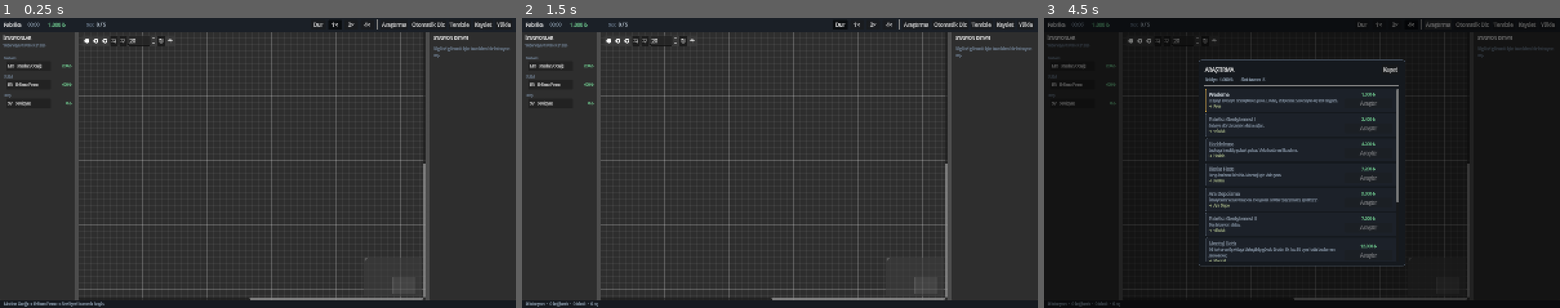
Above: before the commit, frames 1-3 (left to right).
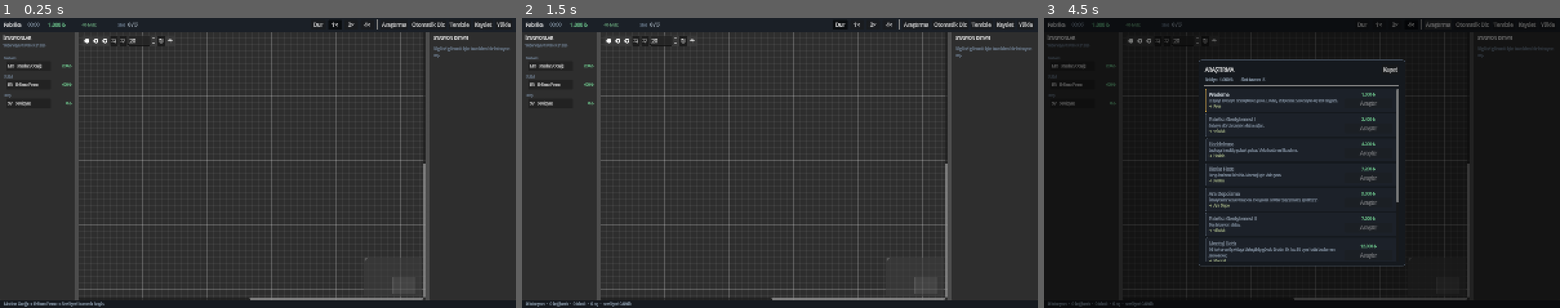
Above: after the commit, the same moments.

Repository: sgtdali/flowgame
Game: Godot game, scene res://features/game/game.tscn
Two runs of this game, one before a commit and one after it. Both use one fixed random seed, a clock stepped at 60 frames per second and the inputs below.
Inputs:
- Up to frame 1 (0.25 s): no input
- Up to frame 2 (1.5 s): click "Temizle" at 0.5 s; click "Dur" at 1.25 s
- Up to frame 3 (4.5 s): click "1×" at 2 s; click "2×" at 2.75 s; click "4×" at 3.5 s; click "Araştırma" at 4.25 s

The runs differ from the first frame. In frame 1, 0.1% of the frame differs, in the area x 15-27%, y 1-4%; in frame 2, 0.2%, in the area x 15-27%, y 1-100%; in frame 3, less than 0.1%.

Commit message:
Oynanış geri bildirimi: üretim ve gelir metrikleri
Oyuncu hangi istasyonun yavaş olduğunu ve ne kazandığını sayıyla
göremiyordu.

- Node: "Hız 32.0/dk %75" — gerçekleşen hız ve teorik tavana göre verim.
  Asıl teşhis aracı yüzde: %100 çalışan istasyon darboğazdır, düşük
  yüzdeli istasyon bekliyordur ve suç başka yerdedir. Durum rozeti
  nedenini, verim ne kadarını söyler.
- Üst bar: gelir hızı (+320 TL/dk)
- Alt çubuk: sevkiyat hızı

RateMeter kayan pencere (15 sn) kullanıyor. Anlık ölçüm tick tick zıplar
ve okunmaz. Sunum aracı olduğu için kayıtta yer almıyor; yükledikten
birkaç saniye sonra kendi kendine doluyor.

Sevkiyat ve Ar-Ge Laboratuvarı üretmediği için produced_total hep sıfırdı
ve hızları boş görünüyordu; consumed_total sayacı eklendi.

İKİ TUTARSIZLIK DÜZELTİLDİ:

1. Durum rozeti titriyordu. %75 verimle çalışan istasyon zamanın dörtte
   birinde gerçekten bekliyor, o yüzden ÇALIŞIYOR ile AÇ arasında gidip
   geliyordu. Sevkiyat sürekli "AÇ" görünüyordu — oysa dakikada 32 ürün
   sevk ediyordu. Artık son bir saniye içinde çalıştıysa ÇALIŞIYOR.

2. Alt çubuk ham simülasyon durumunu sayıyordu, node'lar yumuşatılmışını
   gösteriyordu; node "ÇALIŞIYOR" derken alt çubuk "2 aç" diyordu. Sayım
   da node'larda gösterilen duruma bağlandı.

Co-Authored-By: Claude Opus 5 <noreply@anthropic.com>

Diff:
--- /dev/null
+++ b/common/rate_meter.gd
@@ -0,0 +1,50 @@
+class_name RateMeter
+extends RefCounted
+
+## Kayan pencere üzerinden "dakikada kaç" ölçer.
+##
+## Kümülatif bir sayacın (üretilen toplam parça, toplam gelir) artış hızını
+## verir. Anlık değil, son ~15 saniyelik pencere üzerinden: anlık ölçüm
+## tick tick zıplar ve okunmaz olur.
+##
+## MİMARİ: Bu bir SUNUM aracıdır, simülasyonun parçası değil. Simülasyon
+## kümülatif sayaçları tutar; hıza çevirmek ekranın işi. Bu yüzden kayıtta
+## yer almaz — yükledikten birkaç saniye sonra kendi kendine dolar.
+
+## Pencere uzunluğu. Kısa olursa değer zıplar, uzun olursa değişime geç tepki
+## verir; 15 saniye ikisi arasında makul bir yer.
+const WINDOW_TICKS: int = GameConfig.TICKS_PER_SECOND * 15
+
+var _ticks: PackedInt64Array = PackedInt64Array()
+var _values: PackedInt64Array = PackedInt64Array()
+
+
+## Her karede çağrılabilir — aynı tick tekrar gelirse örnek çoğaltmaz.
+func sample(tick: int, total: int) -> void:
+	var count: int = _ticks.size()
+	if count > 0 and _ticks[count - 1] == tick:
+		_values[count - 1] = total
+		return
+
+	_ticks.append(tick)
+	_values.append(total)
+
+	while _ticks.size() > 2 and tick - _ticks[0] > WINDOW_TICKS:
+		_ticks.remove_at(0)
+		_values.remove_at(0)
+
+
+func per_minute() -> float:
+	var count: int = _ticks.size()
+	if count < 2:
+		return 0.0
+	var elapsed: int = _ticks[count - 1] - _ticks[0]
+	if elapsed <= 0:
+		return 0.0
+	var gained: int = _values[count - 1] - _values[0]
+	return float(gained) * float(GameConfig.TICKS_PER_SECOND) * 60.0 / float(elapsed)
+
+
+func reset() -> void:
+	_ticks.clear()
+	_values.clear()
--- a/features/flow_canvas/flow_block.gd
+++ b/features/flow_canvas/flow_block.gd
@@ -35,6 +35,16 @@
 ## yazmıyoruz.
 var _last_text: Dictionary = {}
 var _last_status: int = -1
+
+## Bu istasyonun üretim hızı. Sunum verisi — simülasyonda yeri yok.
+var _rate := RateMeter.new()
+
+## Son ÇALIŞIYOR görülen tick. Durum rozetini yumuşatmak için.
+var _last_running_tick: int = -999999
+
+## Ekranda GÖSTERİLEN durum (yumuşatılmış). Alt çubuktaki sayım da buna
+## bakar — yoksa node "ÇALIŞIYOR" derken alt çubuk "2 aç" der ve çelişirler.
+var shown_status: SimStation.Status = SimStation.Status.STARVED
 
 
 ## Bloğu bir arketipten kurar. `add_child` ÖNCESİNDE çağrılmalıdır.
@@ -160,6 +170,7 @@
 	# düğümün üstünde her kare değişen şeyler dursun.
 	var specs: Array = [
 		[&"status", "Durum"],
+		[&"rate", "Hız"],
 		[&"in", "Giriş"],
 		[&"out", "Çıkış"],
 	]
@@ -202,6 +213,7 @@
 	_set_row_visible(&"in", block_type.category != BlockType.Category.SOURCE)
 	_set_row_visible(&"out", block_type.category != BlockType.Category.SINK)
 	_write(&"status", "—")
+	_write(&"rate", "—")
 	_write(&"in", "0 / %d" % block_type.input_capacity)
 	_write(&"out", "0 / %d" % block_type.output_capacity)
 
@@ -210,12 +222,51 @@
 ##
 ## GameController her karede bunu çağırır. Blok simülasyonu kendisi
 ## SORGULAMAZ — durumu ona verilir.
-func render_state(station: SimStation) -> void:
+func render_state(station: SimStation, tick: int) -> void:
 	_progress.value = station.progress_ratio()
-	_write(&"status", station.status_label().to_upper())
+	_rate.sample(tick, station.throughput_total())
+
+	shown_status = _smoothed_status(station, tick)
+	_write(&"status", SimStation.status_name(shown_status).to_upper())
+	_write(&"rate", _rate_text())
 	_write(&"in", "%d / %d" % [station.total_input(), block_type.input_capacity])
 	_write(&"out", "%d / %d" % [station.total_output(), block_type.output_capacity])
-	_apply_status_color(station.status)
+	_apply_status_color(shown_status)
+
+
+## Ham durum her tick değişir ve rozet okunmaz hâle gelir: %75 verimle
+## çalışan bir istasyon ÇALIŞIYOR ile AÇ arasında titrer, çünkü zamanın
+## dörtte birinde gerçekten bekliyordur. Son bir saniye içinde çalıştıysa
+## ÇALIŞIYOR gösteririz; AÇ veya TIKALI ancak gerçekten takıldıysa çıkar.
+func _smoothed_status(station: SimStation, tick: int) -> SimStation.Status:
+	if station.status == SimStation.Status.RUNNING:
+		_last_running_tick = tick
+		return SimStation.Status.RUNNING
+	if tick - _last_running_tick < GameConfig.TICKS_PER_SECOND:
+		return SimStation.Status.RUNNING
+	return station.status
+
+
+## "12.4/dk · %52" — gerçekleşen hız ve teorik tavana göre verim.
+##
+## Verim, oyuncunun asıl teşhis aracı: %100 çalışan bir istasyon darboğazdır
+## (daha fazlası gerekiyor), %40 çalışan ise bekliyor demektir ve suç başka
+## yerdedir. Durum rozeti nedenini, verim ise ne kadarını söyler.
+func _rate_text() -> String:
+	var actual: float = _rate.per_minute()
+	var text: String = "%.1f/dk" % actual
+	var ceiling: float = _ceiling_per_minute()
+	if ceiling > 0.0:
+		text += "  %%%d" % roundi(clampf(actual / ceiling, 0.0, 1.0) * 100.0)
+	return text
+
+
+## Bu istasyonun hiç beklemeden çalışsa dakikada kaç üretebileceği.
+func _ceiling_per_minute() -> float:
+	var recipe: Recipe = block_type.recipe
+	if recipe == null or recipe.duration_ticks <= 0:
+		return 0.0
+	return float(GameConfig.TICKS_PER_SECOND) * 60.0 / float(recipe.duration_ticks)
 
 
 ## Durum rengi kenarlığa vurur: oyuncu tuvale bakınca nerede sorun olduğunu
--- a/features/game/game.tscn
+++ b/features/game/game.tscn
@@ -69,11 +69,19 @@
 
 [node name="Money" type="Label" parent="Root/TopBar/TopMargin/TopBox"]
 unique_name_in_owner = true
-custom_minimum_size = Vector2(110, 0)
+custom_minimum_size = Vector2(96, 0)
 layout_mode = 2
 theme_override_colors/font_color = Color(0.45, 0.82, 0.58, 1)
 theme_override_font_sizes/font_size = 15
 text = "0 ₺"
+
+[node name="MoneyRate" type="Label" parent="Root/TopBar/TopMargin/TopBox"]
+unique_name_in_owner = true
+custom_minimum_size = Vector2(104, 0)
+layout_mode = 2
+theme_override_colors/font_color = Color(0.38, 0.6, 0.45, 1)
+theme_override_font_sizes/font_size = 12
+text = "+0 ₺/dk"
 
 [node name="SlotCaption" type="Label" parent="Root/TopBar/TopMargin/TopBox"]
 layout_mode = 2
--- a/features/game/game_controller.gd
+++ b/features/game/game_controller.gd
@@ -22,6 +22,7 @@
 @onready var _status: Label = %Status
 @onready var _clock: Label = %Clock
 @onready var _money: Label = %Money
+@onready var _money_rate: Label = %MoneyRate
 @onready var _slots: Label = %Slots
 @onready var _save_dialog: FileDialog = %SaveDialog
 @onready var _load_dialog: FileDialog = %LoadDialog
@@ -44,6 +45,12 @@
 var _last_status: String = ""
 var _last_balance: int = -1
 var _last_research_total: int = -1
+var _last_money_rate: String = ""
+
+## Gelir ve sevkiyat hızı. Sunum verisi — kayıtta yer almaz, yükledikten
+## birkaç saniye sonra kendi kendine dolar.
+var _income_rate := RateMeter.new()
+var _output_rate := RateMeter.new()
 
 
 func _ready() -> void:
@@ -112,7 +119,7 @@
 	for block: FlowBlock in _canvas.get_blocks():
 		var station: SimStation = _sim.get_station(block.sim_id)
 		if station != null:
-			block.render_state(station)
+			block.render_state(station, _sim.tick_count)
 
 
 func _balance() -> int:
@@ -197,6 +204,8 @@
 	_canvas.clear_all()
 	_progression.reset()
 	_accumulator = 0.0
+	_income_rate.reset()
+	_output_rate.reset()
 	_refresh_availability()
 
 
@@ -238,6 +247,13 @@
 	if money != _last_money:
 		_last_money = money
 		_money.text = money
+
+	_income_rate.sample(_sim.tick_count, _sim.revenue)
+	_output_rate.sample(_sim.tick_count, _sim.total_sold())
+	var rate: String = "+%s ₺/dk" % GameConfig.format_money(roundi(_income_rate.per_minute()))
+	if rate != _last_money_rate:
+		_last_money_rate = rate
+		_money_rate.text = rate
 
 	var slots: String = "%d / %d" % [_sim.station_count(), _progression.slot_limit()]
 	if slots != _last_slots:
@@ -276,10 +292,20 @@
 
 
 func _refresh_status() -> void:
-	var text: String = "%d istasyon  ·  %d bağlantı  ·  %d tıkalı  ·  %d aç" % [
-		_sim.station_count(), _sim.link_count(),
-		_sim.count_with_status(SimStation.Status.BLOCKED),
-		_sim.count_with_status(SimStation.Status.STARVED),
+	# Sayım ham simülasyon durumundan değil, node'larda GÖSTERİLEN durumdan
+	# yapılır. Ham durum her tick değişiyor; ikisi ayrı kaynaktan okursa
+	# node "ÇALIŞIYOR" derken alt çubuk "2 aç" der ve oyuncu hangisine
+	# inanacağını bilemez.
+	var blocked: int = 0
+	var starved: int = 0
+	for block: FlowBlock in _canvas.get_blocks():
+		match block.shown_status:
+			SimStation.Status.BLOCKED: blocked += 1
+			SimStation.Status.STARVED: starved += 1
+
+	var text: String = "%d istasyon  ·  %d bağlantı  ·  %d tıkalı  ·  %d aç  ·  sevkiyat %.1f/dk" % [
+		_sim.station_count(), _sim.link_count(), blocked, starved,
+		_output_rate.per_minute(),
 	]
 	if text == _last_status:
 		return
@@ -350,6 +376,10 @@
 	_progression.from_dict(data.get("progression", {}))
 	_canvas.clear_all()
 	_accumulator = 0.0
+	# Hız ölçerler kümülatif sayaçlara bakıyor; yükleme sonrası eski örnekler
+	# yanlış bir sıçrama gösterirdi.
+	_income_rate.reset()
+	_output_rate.reset()
 
 	var layout: Dictionary = data.get("layout", {})
 	for station: SimStation in _sim.stations():
--- a/sim/factory_sim.gd
+++ b/sim/factory_sim.gd
@@ -74,6 +74,14 @@
 
 func link_count() -> int:
 	return _links.size()
+
+
+## Sevkiyattan çıkan toplam ürün adedi. Üst çubuğun hız göstergesi için.
+func total_sold() -> int:
+	var total: int = 0
+	for count: int in sold_counts.values():
+		total += count
+	return total
 
 
 func links() -> Array[SimLink]:
@@ -312,6 +320,7 @@
 	station.status = SimStation.Status.RUNNING
 	for item_id: StringName in station.input.keys():
 		var count: int = int(station.input[item_id])
+		station.consumed_total += count
 		var item: ItemType = ItemCatalog.find_by_id(item_id)
 		if item != null:
 			revenue += item.base_price * count
@@ -328,6 +337,7 @@
 	station.status = SimStation.Status.RUNNING
 	for item_id: StringName in station.input.keys():
 		var count: int = int(station.input[item_id])
+		station.consumed_total += count
 		research_counts[item_id] = int(research_counts.get(item_id, 0)) + count
 	station.input.clear()
 
@@ -424,6 +434,7 @@
 			"producing": st.producing,
 			"progress": st.progress_ticks,
 			"produced_total": st.produced_total,
+			"consumed_total": st.consumed_total,
 			"next_link": st.next_link.duplicate(),
 		})
 
@@ -466,6 +477,7 @@
 		st.producing = bool(entry.get("producing", false))
 		st.progress_ticks = int(entry.get("progress", 0))
 		st.produced_total = int(entry.get("produced_total", 0))
+		st.consumed_total = int(entry.get("consumed_total", 0))
 		for port_key: String in entry.get("next_link", {}):
 			st.next_link[int(port_key)] = int(entry["next_link"][port_key])
 		_stations[st.id] = st
@@ -492,8 +504,8 @@
 	parts.append("t%d|r%d|g%s" % [tick_count, revenue, _stable_buffer(research_counts)])
 	for id: int in _ordered_ids:
 		var st: SimStation = _stations[id]
-		parts.append("#%d:%s:%d:%s:p%d%s:i%s:o%s" % [
-			st.id, st.type.id, st.produced_total,
+		parts.append("#%d:%s:%d/%d:%s:p%d%s:i%s:o%s" % [
+			st.id, st.type.id, st.produced_total, st.consumed_total,
 			"1" if st.producing else "0", st.progress_ticks,
 			str(st.status),
 			_stable_buffer(st.input), _stable_buffer(st.output),
--- a/sim/sim_station.gd
+++ b/sim/sim_station.gd
@@ -21,6 +21,11 @@
 ## Bu istasyonun ürettiği toplam parça. Fire sayacı buna bakar —
 ## rastgelelik yok, "her N üründen biri" deterministik olarak belirlenir.
 var produced_total: int = 0
+
+## Bu istasyonun YUTTUĞU toplam parça. Yalnızca Sevkiyat ve Ar-Ge
+## Laboratuvarı için anlamlı — onlar üretmediği için `produced_total` hep
+## sıfır kalır ve hız göstergesi boş görünürdü.
+var consumed_total: int = 0
 
 ## Çıkış portu başına round-robin sayacı: port -> sıradaki bağlantı indeksi.
 var next_link: Dictionary = {}
@@ -83,8 +88,21 @@
 	return true
 
 
+## Hız göstergesinin baktığı sayaç. Üreten istasyonlarda üretim, yutan
+## istasyonlarda tüketim.
+func throughput_total() -> int:
+	match type.category:
+		BlockType.Category.SINK, BlockType.Category.RESEARCH:
+			return consumed_total
+	return produced_total
+
+
 func status_label() -> String:
-	match status:
+	return status_name(status)
+
+
+static func status_name(value: Status) -> String:
+	match value:
 		Status.RUNNING: return "çalışıyor"
 		Status.STARVED: return "aç"
 		Status.BLOCKED: return "tıkalı"
Not shown, added: common/rate_meter.gd.uid
Not shown, changed: TODO.md
